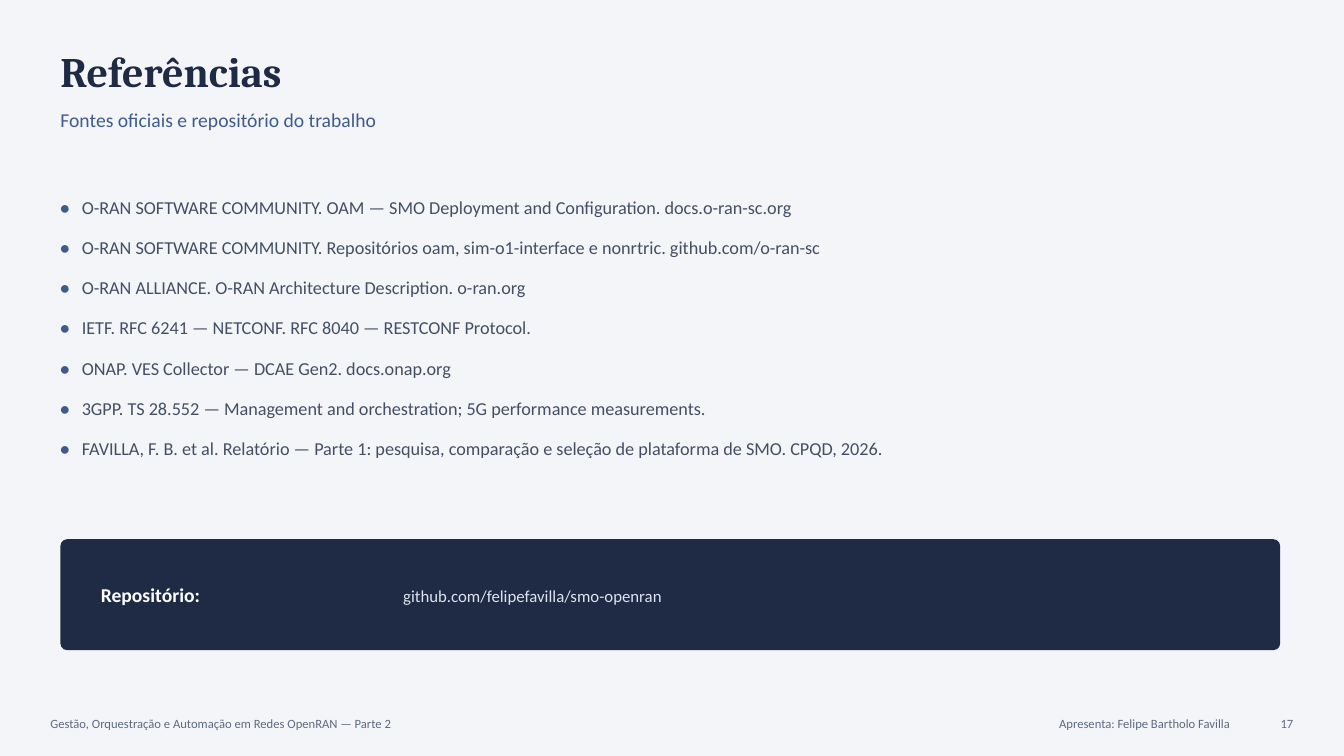
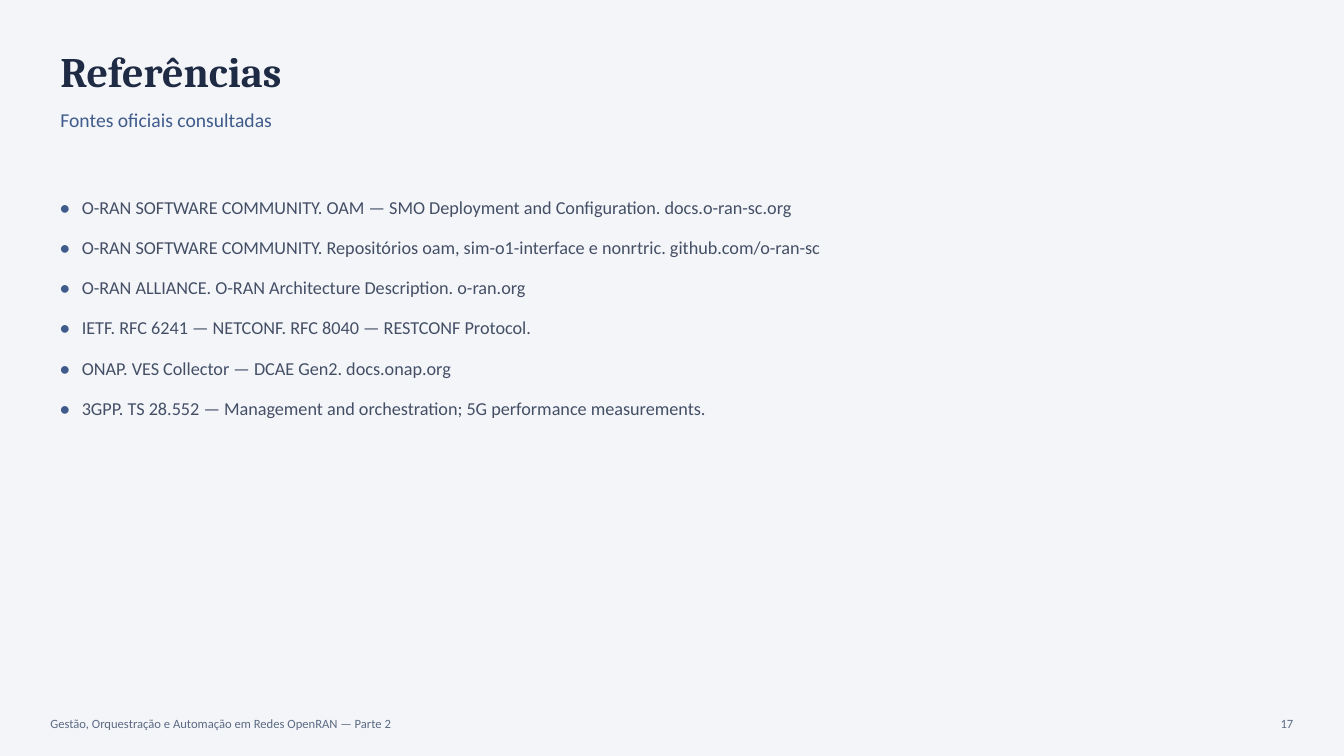
Before and after one commit to felipefavilla/smo-openran, a slide deck: slide 17 of docs/Apresentacao_Parte2_SMO_OpenRAN.pptx. Drawn at 1344x756 pixels with LibreOffice and Linux fonts; fonts in the diff are those of the drawing. Boxes give left, top, right and bottom in pixels: in the first picture for what was removed or moved away, otherwise in the second. Text is boxed around its words. In the diff, an @@ line names an element or a change of style, - is before the commit and + after.

Commit message:
Ajusta relatório, apresentação e README conforme revisão
Relatório e apresentação:

- Removidas as referências ao repositório. A seção de instalação passa a
  assumir o diretório do projeto, começando em "cd deploy".
- Removida a indicação de quem apresenta no rodapé dos slides, redundante com
  os integrantes já listados na capa.
- Removida das referências a Parte 1 deste mesmo grupo, por ser autocitação.
- Corpo de texto do relatório justificado; títulos, legendas, blocos de código
  e células de tabela mantêm o alinhamento próprio.
- Todas as capturas do portal passam a usar o tema claro, inclusive as das
  telas de ciclo de vida e visão geral, antes em tema escuro.

Em toda a documentação e nos comentários de código, o radical "implanta" foi
trocado por "implementa" — 37 ocorrências, cobrindo implantação, implantada e
implantado.

```diff
--- a/docs/Apresentacao_Parte2_SMO_OpenRAN.pptx
+++ b/docs/Apresentacao_Parte2_SMO_OpenRAN.pptx
@@ text at (x1=60, y1=113, x2=271, y2=127): text changed @@
-Fontes oficiais e repositório do trabalho
+Fontes oficiais consultadas
@@ text at (x1=82, y1=442, x2=882, y2=458): paragraph removed @@
-• FAVILLA, F. B. et al. Relatório — Parte 1: pesquisa, comparação e seleção de plataforma de SMO. CPQD, 2026.
@@ rounded rectangle removed at (x1=60, y1=539, x2=1280, y2=650) @@
@@ text removed at (x1=101, y1=588, x2=200, y2=605) @@
-Repositório:
@@ text removed at (x1=403, y1=590, x2=661, y2=605) @@
-github.com/felipefavilla/smo-openran
@@ text removed at (x1=1059, y1=719, x2=1230, y2=730) @@
-Apresenta: Felipe Bartholo Favilla
```
Also in this commit, not shown: 16 other slides changed, 27 other files.
